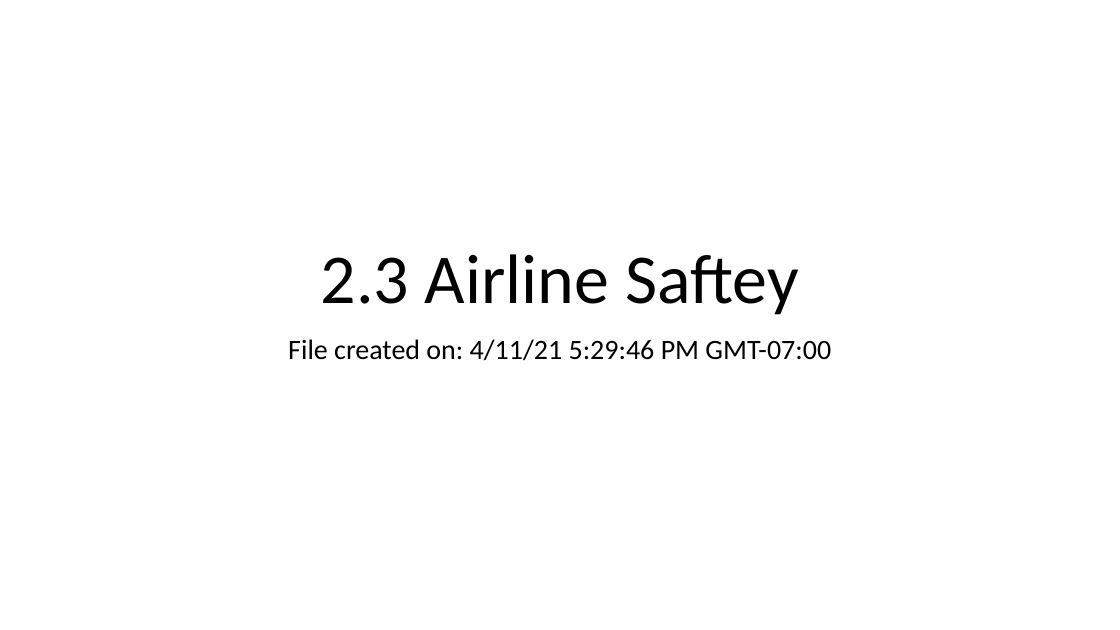
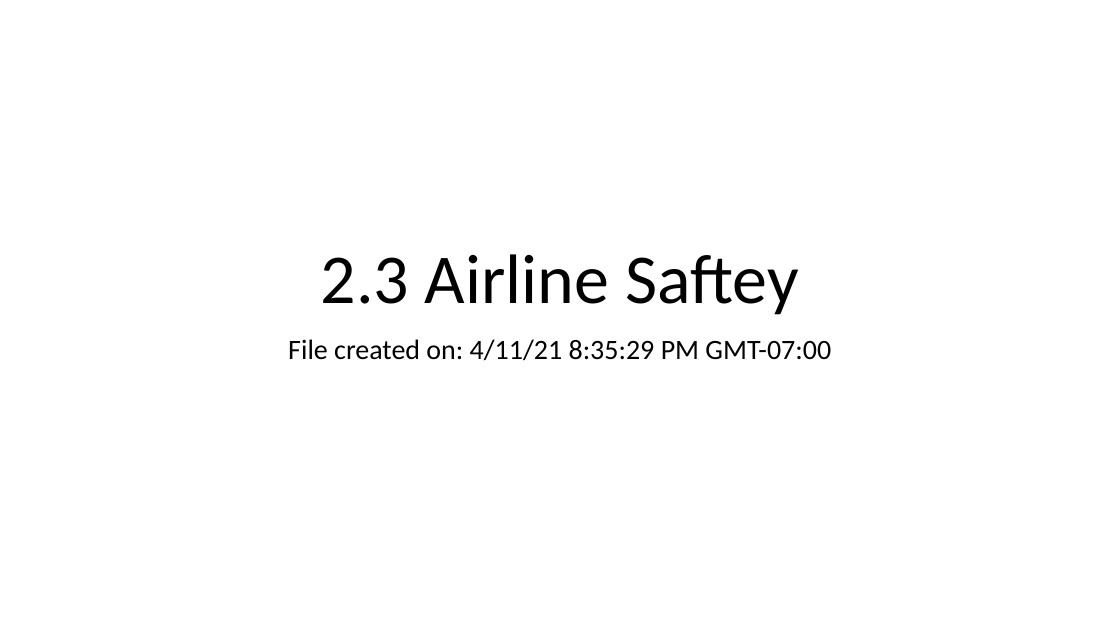
Before and after one commit to GitTInto/DataPresentationAndVisulization, a slide deck: slide 1 of week3_4/fivethirtyeight/airline-safety/2.3 Airline Saftey.pptx. Drawn at 1120x630 pixels with LibreOffice and Linux fonts; fonts in the diff are those of the drawing. Boxes give left, top, right and bottom in pixels: in the first picture for what was removed or moved away, otherwise in the second. Text is boxed around its words. In the diff, an @@ line names an element or a change of style, - is before the commit and + after.

```diff
--- a/week3_4/fivethirtyeight/airline-safety/2.3 Airline Saftey.pptx
+++ b/week3_4/fivethirtyeight/airline-safety/2.3 Airline Saftey.pptx
@@ subtitle at (288, 339, 831, 361): text changed @@
-File created on: 4/11/21 5:29:46 PM GMT-07:00
+File created on: 4/11/21 8:35:29 PM GMT-07:00
```
Also in this commit, not shown: 7 other files.
